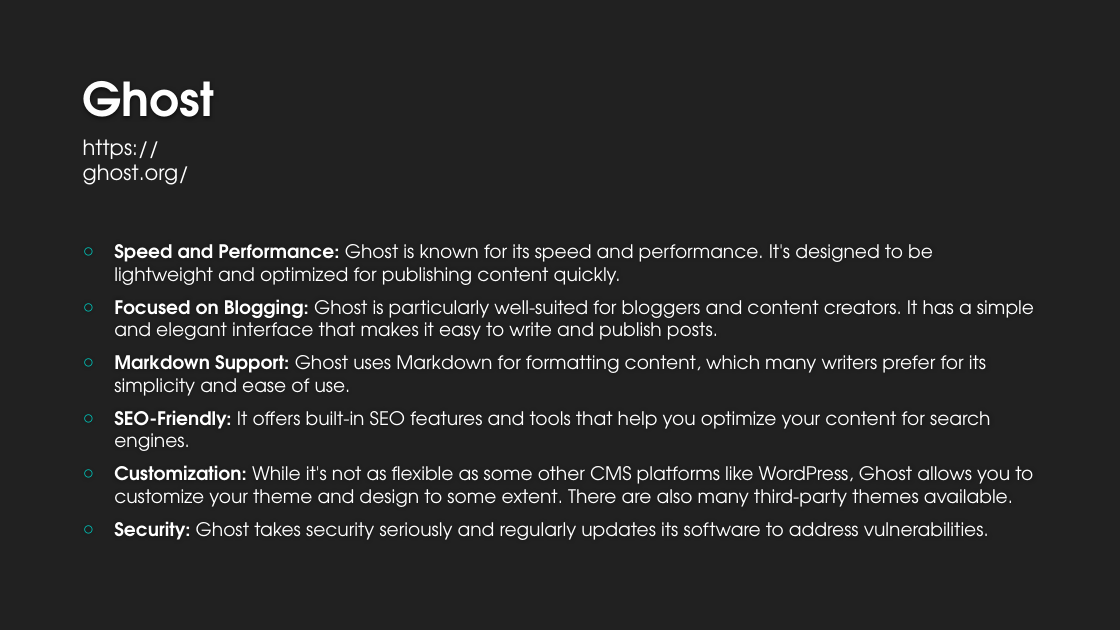
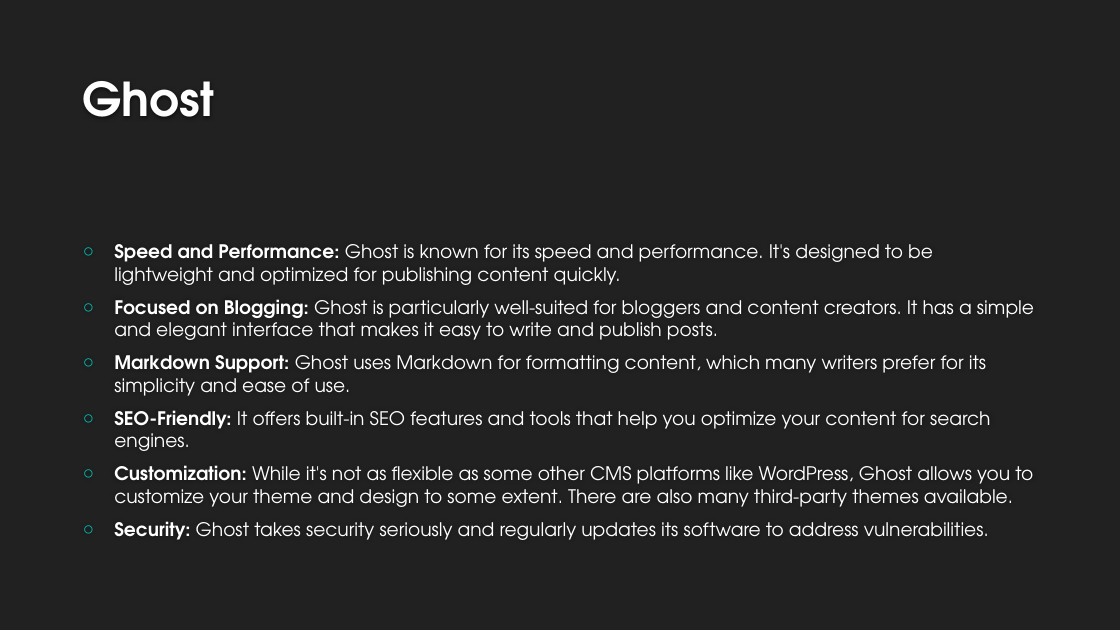
Before and after one commit to smoonlee/public-speaking-slide-decks, a slide deck: slide 6 of Getting_Started_With_Blogging/gettintg-started-with-blogging-slide-deck-v1-0.pptx. Drawn at 1120x630 pixels with LibreOffice and Linux fonts; fonts in the diff are those of the drawing; background and template pictures are left out. Boxes give left, top, right and bottom in pixels: in the first picture for what was removed or moved away, otherwise in the second. Text is boxed around its words. In the diff, an @@ line names an element or a change of style, - is before the commit and + after.

```diff
--- a/Getting_Started_With_Blogging/gettintg-started-with-blogging-slide-deck-v1-0.pptx
+++ b/Getting_Started_With_Blogging/gettintg-started-with-blogging-slide-deck-v1-0.pptx
@@ text removed at [83, 139, 189, 185] @@
-https://ghost.org/
```
Also in this commit, not shown: 5 other slides changed, 2 other files.
